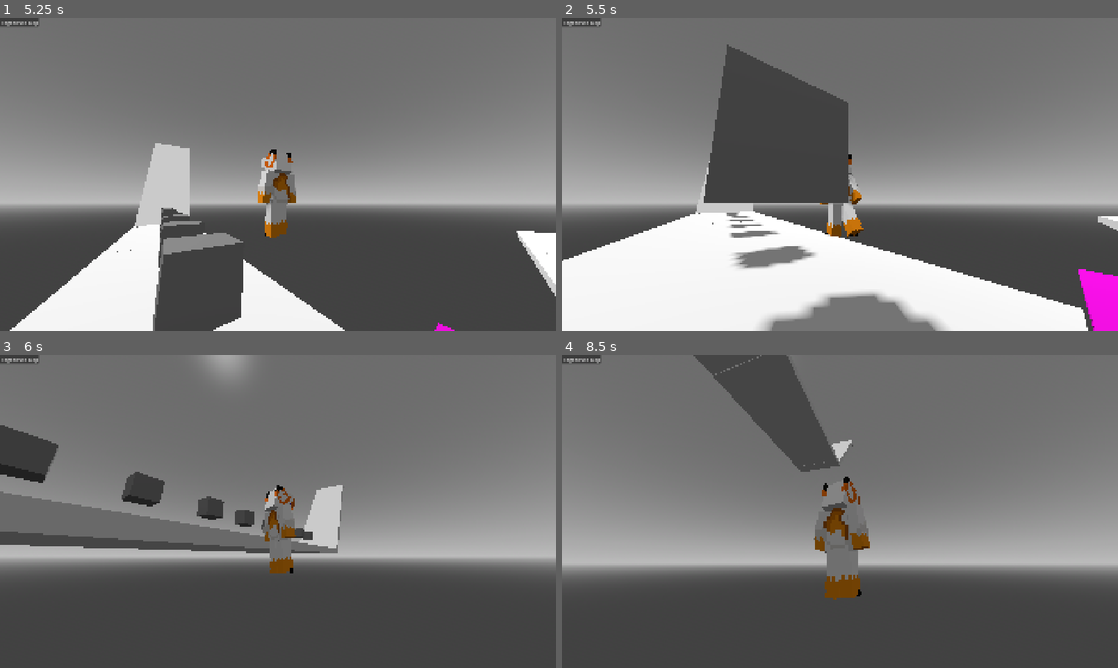
Above: before the commit, frames 1-4 (two rows, left to right).
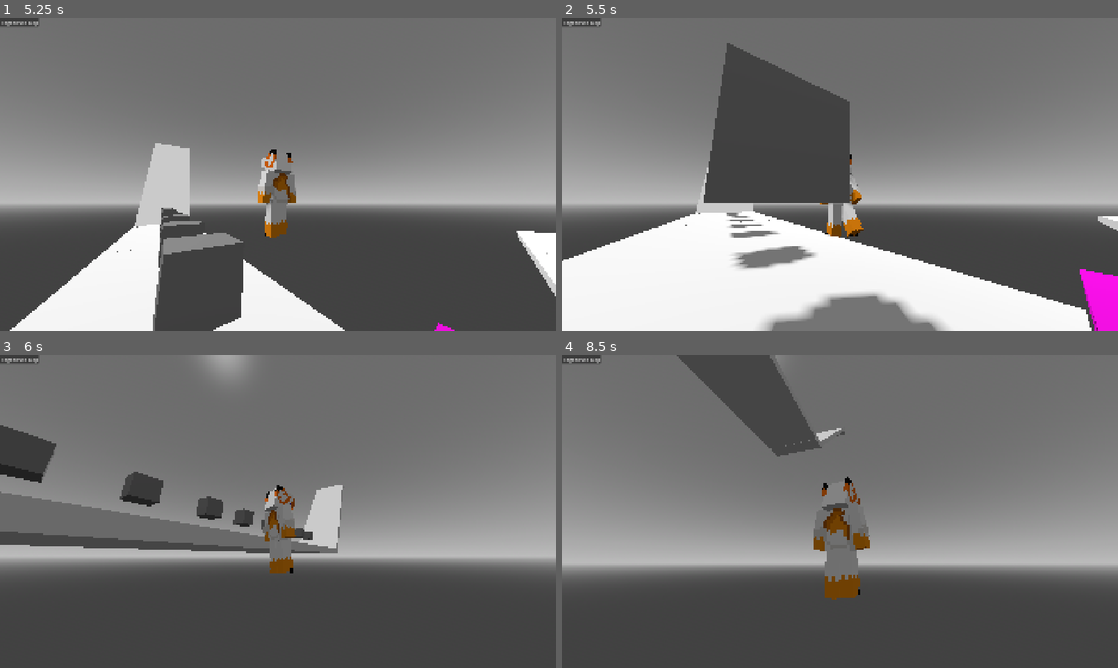
Above: after the commit, the same moments.

Repository: RayTK09/NullscapeFadingWorld
Game: Godot game, scene res://scenes/menu.tscn
Same seed, same stepped clock (60 frames per second), same inputs: the game is played once before the commit and once after it.
Inputs (mouse positions are in pixels of both pictures, inside the frame that each line leads up to):
- Up to frame 1 (5.25 s): click "PLAY" at 0.5 s; click "Regenerate Map" at 1.25 s; tap Enter at 2 s; move the mouse to (400, 158) at 2.02 s; hold D (Right) 2.03-2.78 s; hold E (Ability) 2.03-2.78 s; click (400, 158) at 2.17 s; tap Space (Jump) at 2.27, 2.75, 3.02, 4.52 s; move the mouse to (166, 190) at 2.77 s; hold S (Backward) 2.78-3.53 s; tap N (unlock Mouse) at 2.85 s; move the mouse to (289, 168) at 3.52 s; hold W (Forward) from 3.53 s (still down); tap Mouse wheel up (zoomIn) at 3.6 s; move the mouse to (272, 180) at 4.27 s; tap Mouse wheel down (zoomOut) at 4.35 s; move the mouse to (316, 177) at 5.02 s; tap Alt at 5.1 s
- Up to frame 2 (5.5 s): keep holding W (Forward); tap Space (Jump) at 5.27 s
- Up to frame 3 (6 s): keep holding W (Forward); move the mouse to (233, 508) at 5.77 s; tap Shift at 5.85 s
- Up to frame 4 (8.5 s): tap Space (Jump) at 6.02, 7.52, 8.27 s; move the mouse to (845, 511) at 6.52 s; hold E (Ability) 6.53-7.28 s; move the mouse to (817, 505) at 7.27 s; release W (Forward) at 7.28 s; hold D (Right) 7.28-8.03 s; tap N (unlock Mouse) at 7.35 s; move the mouse to (962, 495) at 8.02 s; hold W (Forward) from 8.03 s (still down); tap Mouse wheel up (zoomIn) at 8.1 s

Frame 1 is identical in both runs. In frame 2, 0.5% of the frame differs, in the area x 3-98%, y 8-100%; in frame 3, 0.2%; in frame 4, 2.4%, in the area x 20-56%, y 0-79%.

Commit message:
acceleration changes based on the velocity while in air

Diff:
--- a/scripts/playerScripts/Player.gd
+++ b/scripts/playerScripts/Player.gd
@@ -33,6 +33,7 @@
 var targetAngle
 var setAnimation
 var direction
+var setVelocityLatch := false
 
 #I love enums
 enum state {
@@ -157,10 +158,13 @@
 		#print(direction)
 		#print(velocity.rotated(Vector3.UP, targetAngle))
 
-		if !is_on_floor():
+		if !is_on_floor() and !setVelocityLatch:
 			maxSpeed = _setVelocityLimit(velocity.x, velocity.z)
-		else:
+			airAcceleration = _setAcceleration(velocity.x, velocity.z)
+			setVelocityLatch = true
+		elif is_on_floor():
 			maxSpeed = DEFAULTSPEED
+			setVelocityLatch = false
 
 		print(maxSpeed)
 
@@ -193,3 +197,7 @@
 func _setVelocityLimit(currentVelocityX, currentVelocityZ) -> float:
 	var newMaxSpeed = sqrt((currentVelocityX * currentVelocityX) + (currentVelocityZ * currentVelocityZ))
 	return newMaxSpeed
+
+func _setAcceleration(currentVelocityX, currentVelocityZ) -> float:
+	var newAcceleration = sqrt((currentVelocityX * currentVelocityX) + (currentVelocityZ * currentVelocityZ))
+	return newAcceleration / 2
